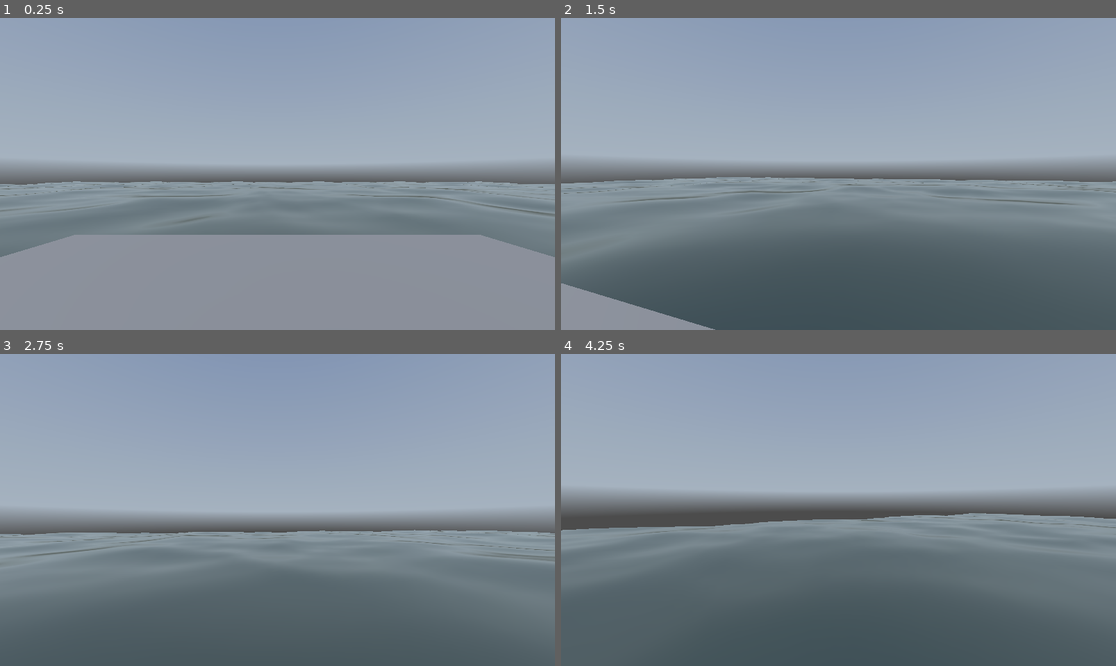
Above: before the commit, frames 1-4 (two rows, left to right).
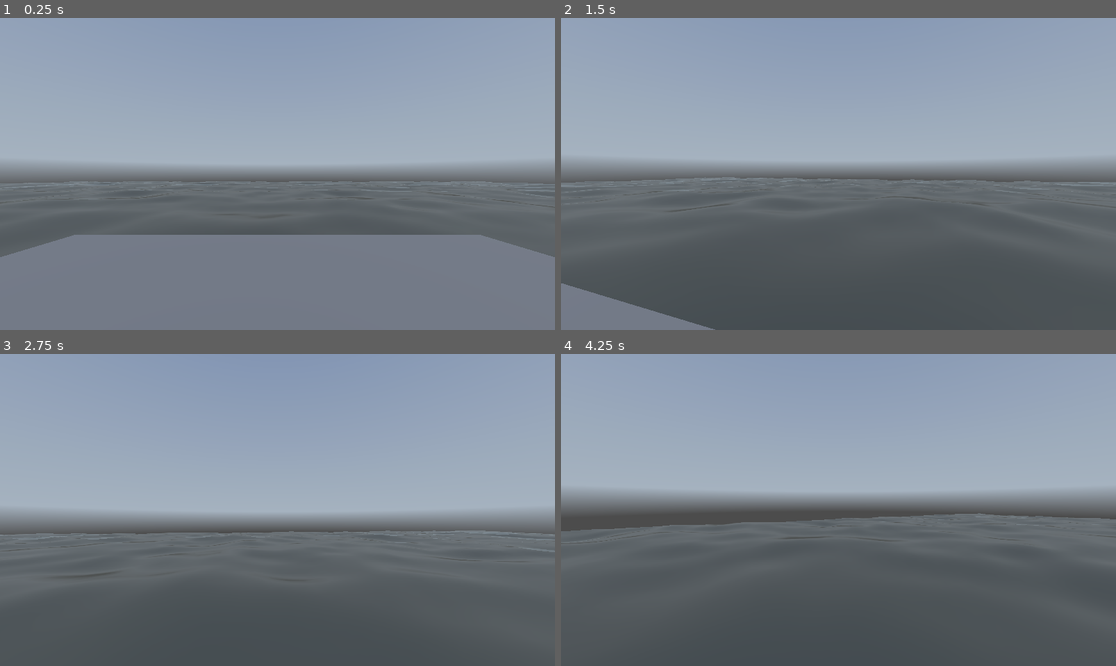
Above: after the commit, the same moments.

Repository: dairycultist/maltigi-run
Game: Godot game, scene res://world.tscn
Two runs of this game, one before a commit and one after it. Both use one fixed random seed, a clock stepped at 60 frames per second and the inputs below. A sky picture missing from this copy of the repository is replaced by a grey-blue gradient.
Inputs (mouse positions are in pixels of both pictures, inside the frame that each line leads up to):
- Up to frame 1 (0.25 s): no input
- Up to frame 2 (1.5 s): tap Enter (ui_accept) at 0.5, 0.77 s; move the mouse to (866, 174) at 0.52 s; hold Up (walk_up) from 0.53 s (still down); move the mouse to (810, 174) at 1.27 s
- Up to frame 3 (2.75 s): keep holding Up (walk_up); tap Enter (ui_accept) at 1.52 s; move the mouse to (288, 503) at 2.02 s
- Up to frame 4 (4.25 s): keep holding Up (walk_up); move the mouse to (832, 516) at 2.77 s; tap Enter (ui_accept) at 3.02, 3.77 s; move the mouse to (877, 513) at 3.52 s

The runs differ from the first frame. In frame 1, 16% of the frame differs, in the area x 0-100%, y 52-100%; in frame 2, 19%, in the area x 0-100%, y 51-100%; in frame 3, 15%; in frame 4, 14%.

Commit message:
Shallow water

Diff:
--- a/player_controller.gd
+++ b/player_controller.gd
@@ -1,7 +1,6 @@
 extends CharacterBody3D
 
 # what if battle royale https://www.youtube.com/watch?v=LG2eXmozbH8
-# water shader that uses depth texture to make shallow areas more translucent
 # each hexagon has a cutout for a ladder (goes all the way down to water!)
 # hexagons are made of concrete. ladder is probably a nice bright orange.
 # maybe cutout is a bit wider than ladder, so up top there's a grate to either
--- a/water.gdshader
+++ b/water.gdshader
@@ -1,6 +1,6 @@
 shader_type spatial;
 
-//uniform sampler2D Depth : hint_depth_texture, repeat_disable, filter_nearest;
+uniform sampler2D Depth : hint_depth_texture, repeat_disable, filter_nearest;
 uniform sampler3D Noise : repeat_enable;
 uniform vec3 Color : source_color = vec3(1.0, 0.5, 0.0);
 
@@ -23,9 +23,25 @@
 void fragment() {
 
 	ALBEDO = Color;
-	// I wanna do stuff with ALPHA :(
 
 	METALLIC = 0.0;
 	SPECULAR = 1.0;
 	ROUGHNESS = 0.0;
+
+	// use depth texture to make shallow areas more translucent
+	float depth = texture(Depth, SCREEN_UV).x;
+	//vec3 ndc = vec3(SCREEN_UV, depth) * 2.0 - 1.0;
+	vec3 ndc = vec3(SCREEN_UV * 2.0 - 1.0, depth);
+	vec4 view = INV_PROJECTION_MATRIX * vec4(ndc, 1.0);
+	view.xyz /= view.w;
+	float linear_depth = -view.z;
+
+	float object_depth = FRAGCOORD.z;
+	//vec3 object_ndc = vec3(SCREEN_UV, object_depth) * 2.0 - 1.0;
+	vec3 object_ndc = vec3(SCREEN_UV * 2.0 - 1.0, object_depth);
+	vec4 object_view = INV_PROJECTION_MATRIX * vec4(object_ndc, 1.0);
+	object_view.xyz /= object_view.w;
+	float linear_object_depth = -object_view.z;
+
+	ALPHA = (smoothstep(0.0, 4.0, linear_depth - linear_object_depth) + 1.0) / 2.0;
 }
--- a/world.tscn
+++ b/world.tscn
@@ -20,7 +20,7 @@
 [sub_resource type="FastNoiseLite" id="FastNoiseLite_tlwt5"]
 noise_type = 2
 seed = 1308
-frequency = 0.026
+frequency = 0.0486
 fractal_octaves = 2
 cellular_return_type = 3
 
@@ -49,7 +49,7 @@
 transform = Transform3D(1, 0, 0, 0, 1, 0, 0, 0, 1, 0, 1.5, 0)
 
 [node name="DirectionalLight3D" type="DirectionalLight3D" parent="."]
-transform = Transform3D(0.820676, -0.259777, -0.508926, 0.566335, 0.48805, 0.664132, 0.0758543, -0.833261, 0.547652, 0, 4.62799, 0)
+transform = Transform3D(1, 0, 0, 0, 0.927712, 0.373296, 0, -0.373296, 0.927712, 0, 4.62799, 0)
 sky_mode = 1
 
 [node name="DirectionalLight3D" type="DirectionalLight3D" parent="DirectionalLight3D"]
Not shown, changed: .DS_Store
